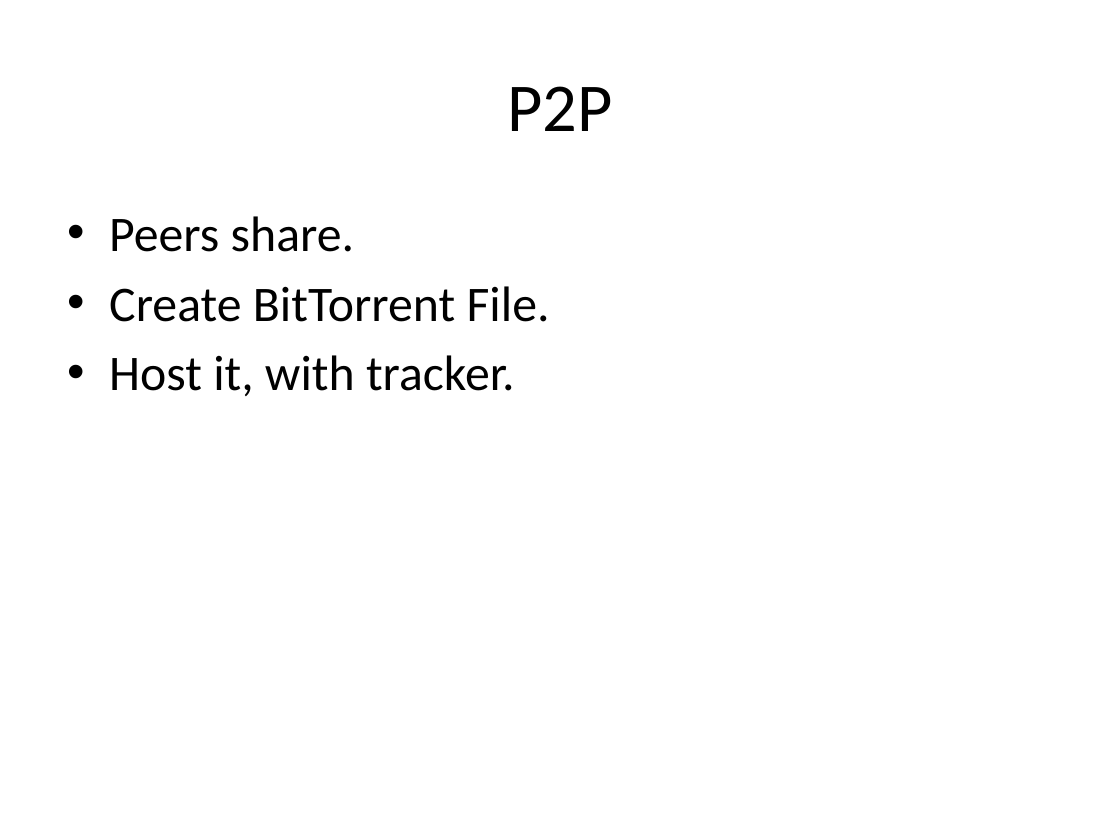
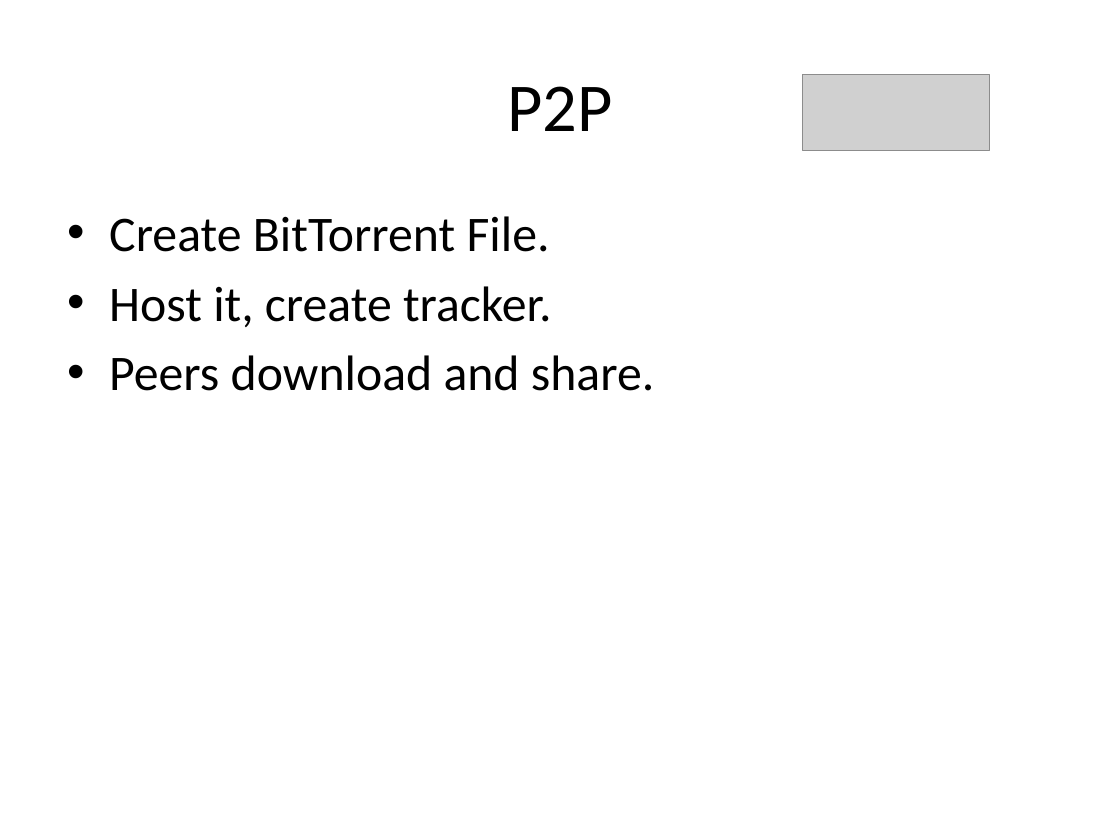
Before and after one commit to rdp/p2pwebclient, a slide deck: slide 7 of thesis_presentation/How to Make the Internet Faster.pptx. Drawn at 1120x840 pixels with LibreOffice and Linux fonts; fonts in the diff are those of the drawing; grey boxes stand for pictures. Boxes give left, top, right and bottom in pixels: in the first picture for what was removed or moved away, otherwise in the second. Text is boxed around its words. In the diff, an @@ line names an element or a change of style, - is before the commit and + after.

```diff
--- a/thesis_presentation/How to Make the Internet Faster.pptx
+++ b/thesis_presentation/How to Make the Internet Faster.pptx
@@ picture added at box(803, 75, 990, 151) @@
@@ text at box(109, 216, 355, 252): paragraph removed @@
-• Peers share.
@@ text at box(109, 286, 655, 391): text changed @@
-• Host it, with tracker.
+• Host it, create tracker.
+• Peers download and share.
```
Also in this commit, not shown: 5 other slides changed, 18 slides added, 1 other file.
